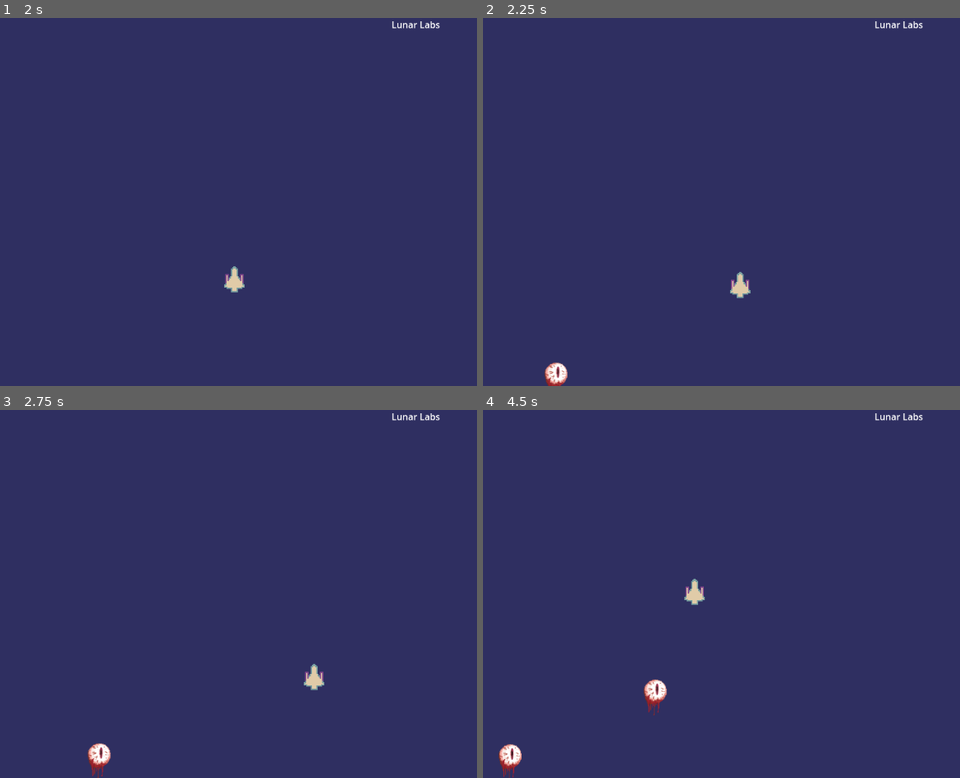
Above: before the commit, frames 1-4 (two rows, left to right).
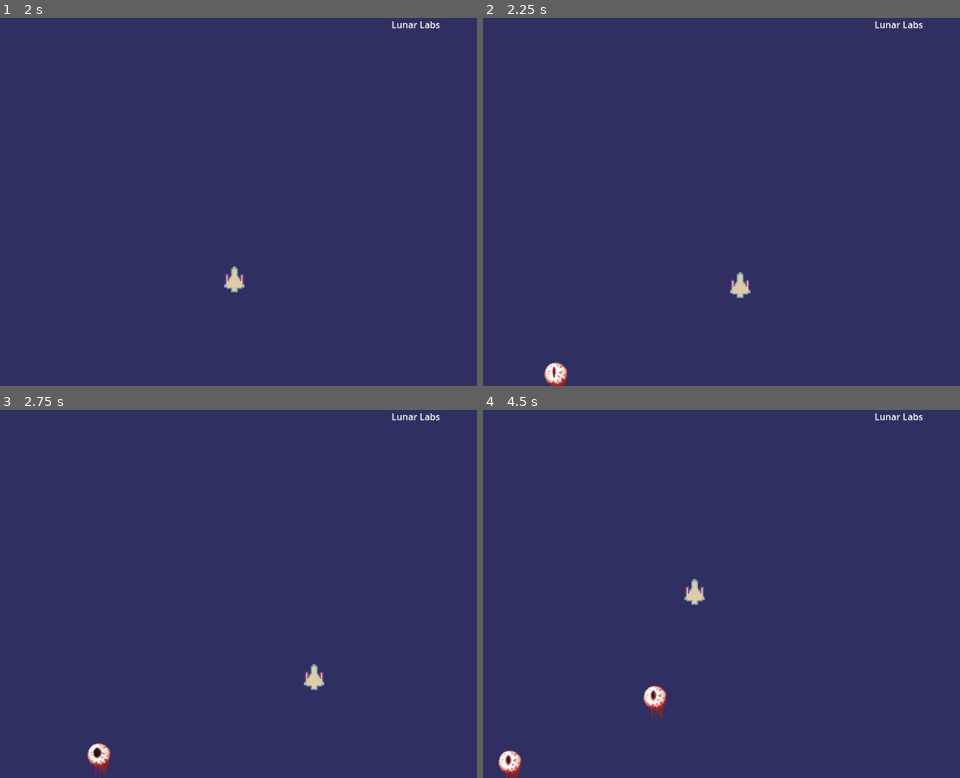
Above: after the commit, the same moments.

Repository: chii-vu/Grimlite
Game: Godot game, scene res://GameplayScene.tscn
The game is run twice, just before and just after one commit, with the same random seed, the same clock (stepped at 60 frames per second) and the same inputs.
Inputs:
- Up to frame 1 (2 s): tap Enter at 0.5 s; hold Right (ui_right) 0.53-1.28 s; hold Down (ui_down) from 1.28 s (still down)
- Up to frame 2 (2.25 s): release Down (ui_down) at 2.03 s; hold Right (ui_right) from 2.03 s (still down)
- Up to frame 3 (2.75 s): keep holding Right (ui_right)
- Up to frame 4 (4.5 s): release Right (ui_right) at 2.78 s; hold Up (ui_up) 2.78-3.53 s; hold Left (ui_left) from 3.53 s (still down)

Frame 1 is identical in both runs. In frame 2, 0.2% of the frame differs, in the area x 12-18%, y 93-100%; in frame 3, 0.3%; in frame 4, 0.7%, in the area x 3-39%, y 73-100%.

Commit message:
coding for eyeball animations (which way they are facing) - is funky though, delay in change

Diff:
--- a/mvc/model/enemy/Eyeball.gd
+++ b/mvc/model/enemy/Eyeball.gd
@@ -13,3 +13,9 @@
 		# Continuously move toward the player’s current position
 		var direction = (player.position - position).normalized()
 		position += direction * speed * delta
+
+		var facing = (player.position-position)
+		if facing.y < 0 :
+			$EyeballView/Sprite2D/AnimationPlayer.play("move_right")
+		else:
+			$EyeballView/Sprite2D/AnimationPlayer.play("move_left")
